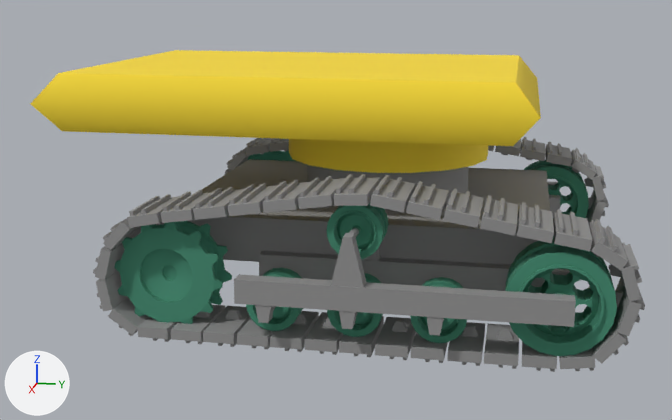
The FBX model applications/media/excavator.fbx: old version first, new version second.
Camera for both pictures: a camera (50 mm lens) standing at (10.13, 1.44, 2.75) and looking at (0.14, -0.56, 0.25). Lighting does not change. The marker at lower left points along +X, +Y and +Z. Where no turn or scale is listed for an object, it has been applied to the vertices.

Objects in the first picture: 'Object001', 'Object002', 'Object007', 'Object008', 'Object009', 'Object010', 'Object011', 'Object012', 'base', 'cabin', 'rightThread_01', 'rightThread_03', 'rightThread_05', 'rightThread_07', 'rightThread_28', 'rightThread_29'.
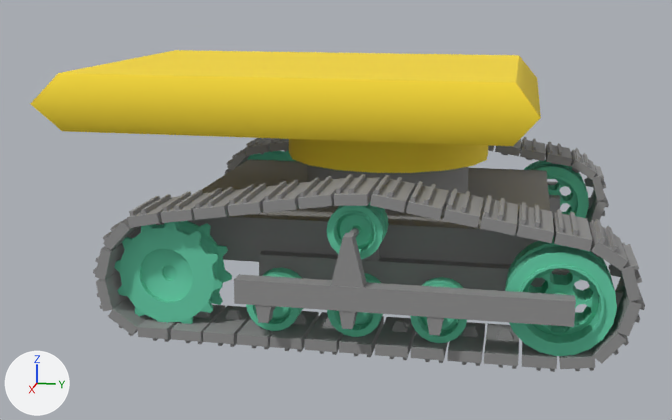
Commit message: excavator work.

Boxes (x1, y1, x2, y2) around the edits, measured in the pictures (672 x 420 px):
'Object012', recoloured: (114, 221, 232, 324) in both
'Object010', recoloured: (505, 238, 617, 356) in both
'Object008', recoloured: (326, 202, 389, 259) in both
'Object002', recoloured: (524, 160, 589, 218) in both
'Object009', recoloured: (410, 277, 467, 343) in both
'Object007', recoloured: (246, 267, 303, 331) in both
'Object011', recoloured: (327, 273, 383, 337) in both
'Object001', recoloured: (248, 150, 296, 161) in both

The change, as a list of edits to the scene's bpy script:
```text
Change mat_02___default:
    mat_02___default.base_color: (0.0549, 0.259, 0.165) -> (0.133, 0.631, 0.404)  # green #428b71 -> green #66d0aa
```
